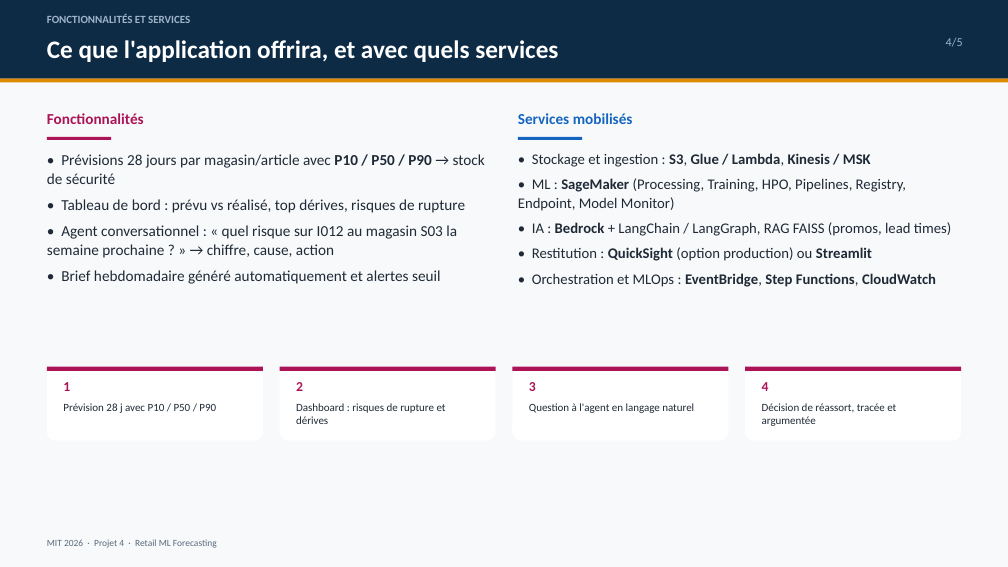
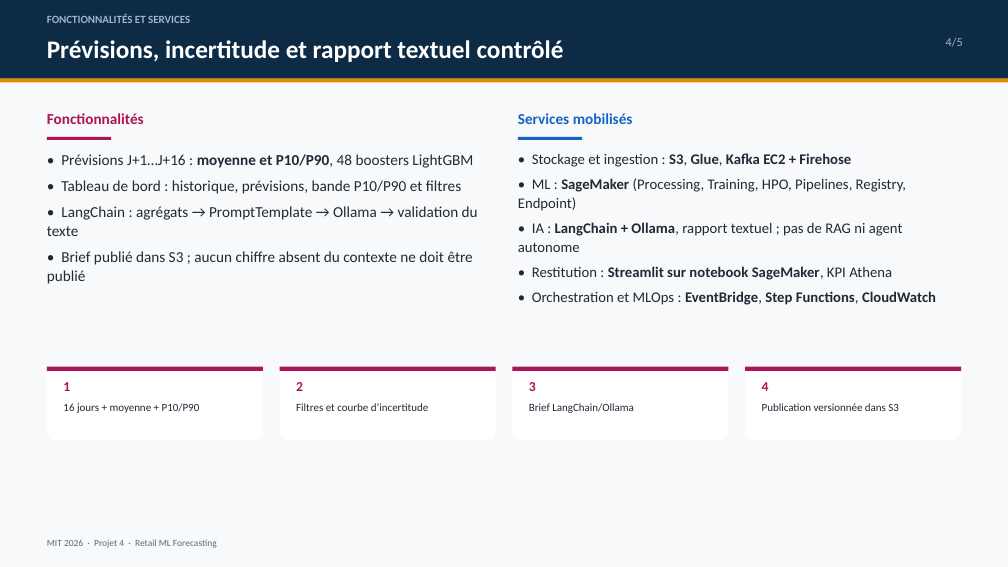
Before and after one commit to Aarf101/ForecastingML, a slide deck: slide 4 of Projet4-Retail-Forecasting/docs/slides.pptx. Drawn at 1008x567 pixels with LibreOffice and Linux fonts; fonts in the diff are those of the drawing. Boxes give left, top, right and bottom in pixels: in the first picture for what was removed or moved away, otherwise in the second. Text is boxed around its words. In the diff, an @@ line names an element or a change of style, - is before the commit and + after.

Commit message:
complete the aws forecasting validation and project deliverables

```diff
--- a/Projet4-Retail-Forecasting/docs/slides.pptx
+++ b/Projet4-Retail-Forecasting/docs/slides.pptx
@@ text at box(47, 40, 564, 62): text changed @@
-Ce que l'application offrira, et avec quels services
+Prévisions, incertitude et rapport textuel contrôlé
@@ text at box(47, 154, 478, 284): text changed @@
-• Prévisions 28 jours par magasin/article avec P10 / P50 / P90 → stock de sécurité
-• Tableau de bord : prévu vs réalisé, top dérives, risques de rupture
-• Agent conversationnel : « quel risque sur I012 au magasin S03 la semaine prochaine ? » → chiffre, cause, action
-• Brief hebdomadaire généré automatiquement et alertes seuil
+• Prévisions J+1…J+16 : moyenne et P10/P90, 48 boosters LightGBM
+• Tableau de bord : historique, prévisions, bande P10/P90 et filtres
+• LangChain : agrégats → PromptTemplate → Ollama → validation du texte
+• Brief publié dans S3 ; aucun chiffre absent du contexte ne doit être publié
@@ text at box(518, 153, 906, 280): text changed @@
-• Stockage et ingestion : S3, Glue / Lambda, Kinesis / MSK
-• ML : SageMaker (Processing, Training, HPO, Pipelines, Registry, Endpoint, Model Monitor)
-• IA : Bedrock + LangChain / LangGraph, RAG FAISS (promos, lead times)
-• Restitution : QuickSight (option production) ou Streamlit
+• Stockage et ingestion : S3, Glue, Kafka EC2 + Firehose
+• ML : SageMaker (Processing, Training, HPO, Pipelines, Registry, Endpoint)
+• IA : LangChain + Ollama, rapport textuel ; pas de RAG ni agent autonome
+• Restitution : Streamlit sur notebook SageMaker, KPI Athena
@@ text at box(63, 403, 200, 413): text changed @@
-Prévision 28 j avec P10 / P50 / P90
+16 jours + moyenne + P10/P90
@@ text at box(296, 403, 428, 411): text changed @@
-Dashboard : risques de rupture et dérives
+Filtres et courbe d’incertitude
@@ text at box(529, 403, 634, 413): text changed @@
-Question à l'agent en langage naturel
+Brief LangChain/Ollama
@@ text at box(762, 403, 899, 411): text changed @@
-Décision de réassort, tracée et argumentée
+Publication versionnée dans S3
```
Also in this commit, not shown: 4 other slides changed, 55 other files.
